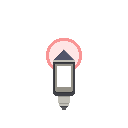
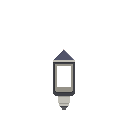
Layered file, before and after one edit (128x128). Changes by layer:
painted on "Layer 2" over [46, 38, 82, 69]
